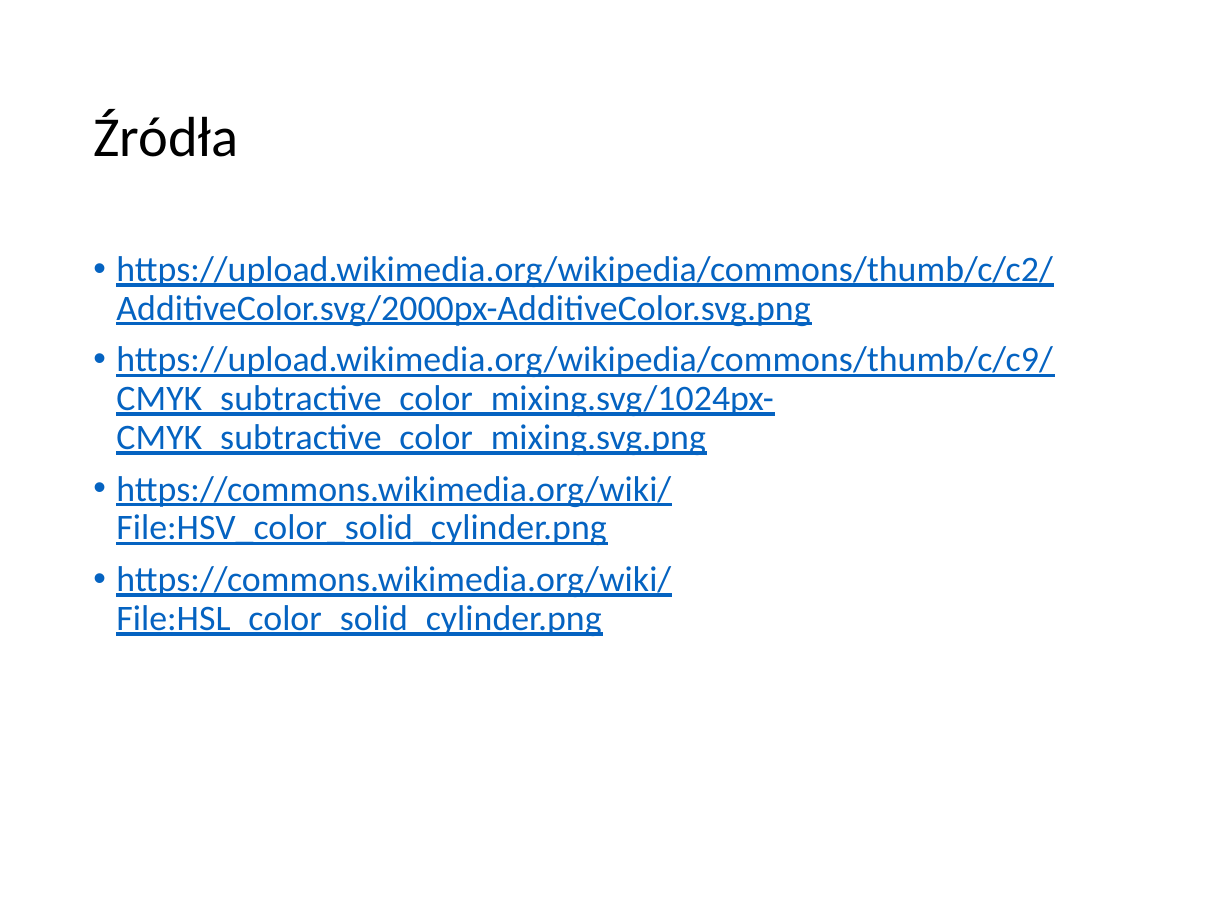
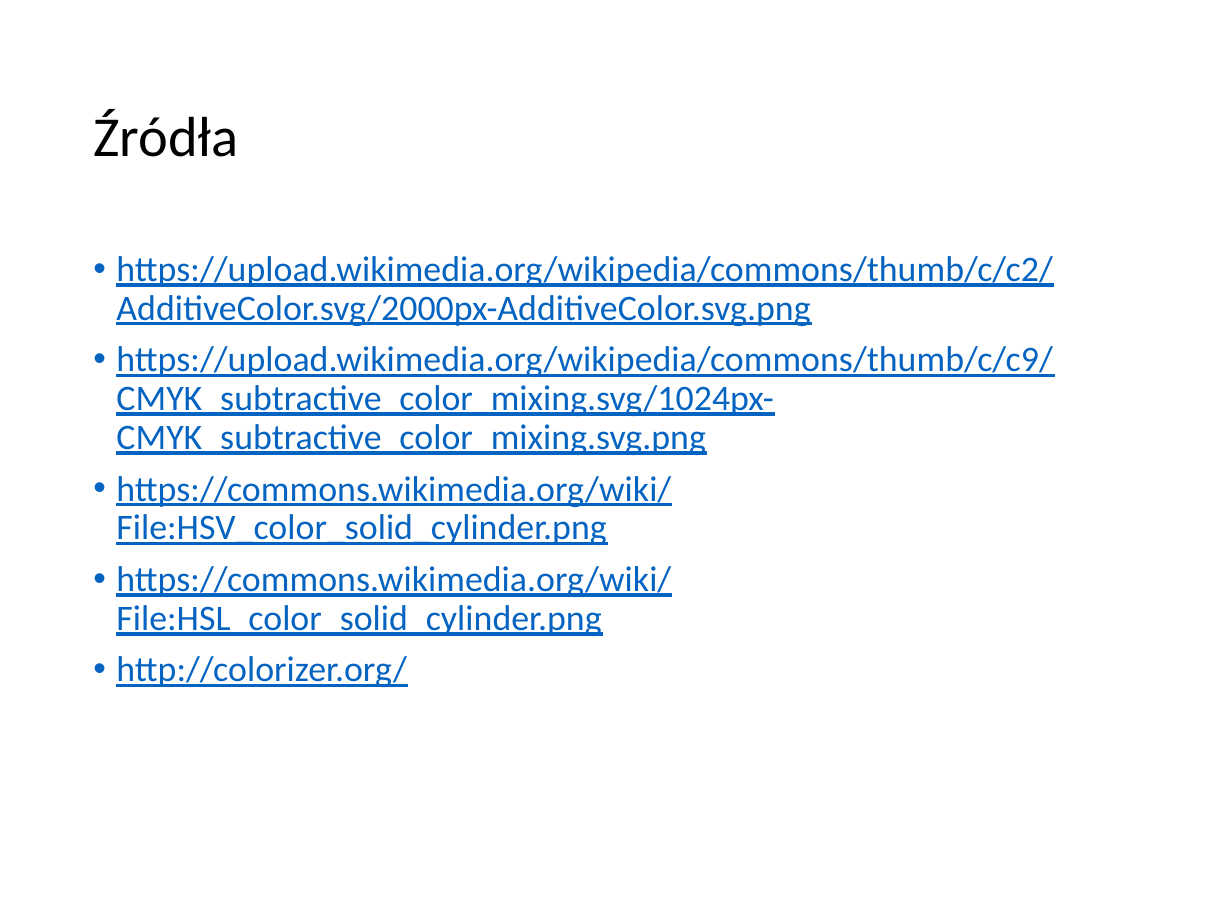
Before and after one commit to blackbat13/cs-lut, a slide deck: slide 8 of Grafika/Przestrzenie Kolorów.pptx (slide 7 before the commit). Drawn at 1232x924 pixels with LibreOffice and Linux fonts; fonts in the diff are those of the drawing. Boxes give left, top, right and bottom in pixels: in the first picture for what was removed or moved away, otherwise in the second. Text is boxed around its words. In the diff, an @@ line names an element or a change of style, - is before the commit and + after.

```diff
--- a/Grafika/Przestrzenie Kolorów.pptx
+++ b/Grafika/Przestrzenie Kolorów.pptx
@@ text at (116,656,407,687): paragraph added @@
+• http://colorizer.org/
```
Also in this commit, not shown: 1 slide added.
